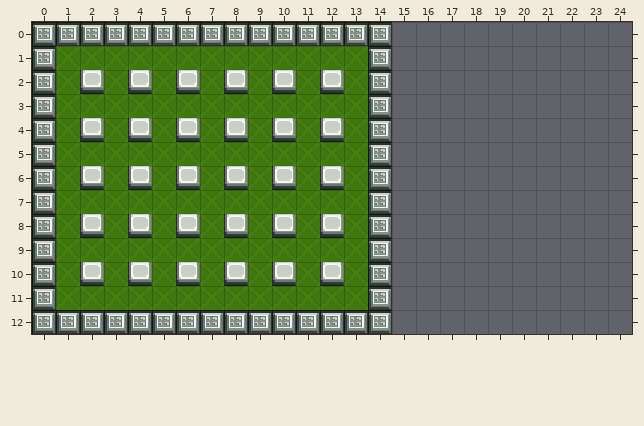
Two states of a Tiled map, core/assets/map/stage1.tmx. The first picture shows the starting point.
Cells are 16x16 px. Shown: x 0..24, y 0..12. The old version is drawn lined up with the new one.
After the commit:
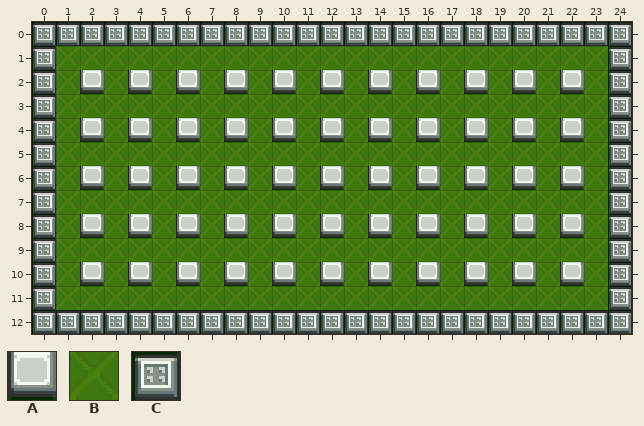
Key: from "tiles": A 1, B 2, C 3.
_ is an empty cell.
Tiles replaced or removed in this view: C.
The edit:
Changed rows in their new state; . is an unchanged cell.
map size 15x13 -> 25x13 cells
Layer "Tile Layer 1":
first column x 14:
 0 .CCCCCCCCCC
 1 BBBBBBBBBBC
 2 ABABABABABC
 3 BBBBBBBBBBC
 4 ABABABABABC
 5 BBBBBBBBBBC
 6 ABABABABABC
 7 BBBBBBBBBBC
 8 ABABABABABC
 9 BBBBBBBBBBC
10 ABABABABABC
11 BBBBBBBBBBC
12 .CCCCCCCCCC
Boxes around the changes in both pictures, in picture pixels (x1, y1, x2, y2):
changed: (368, 22, 632, 334)
